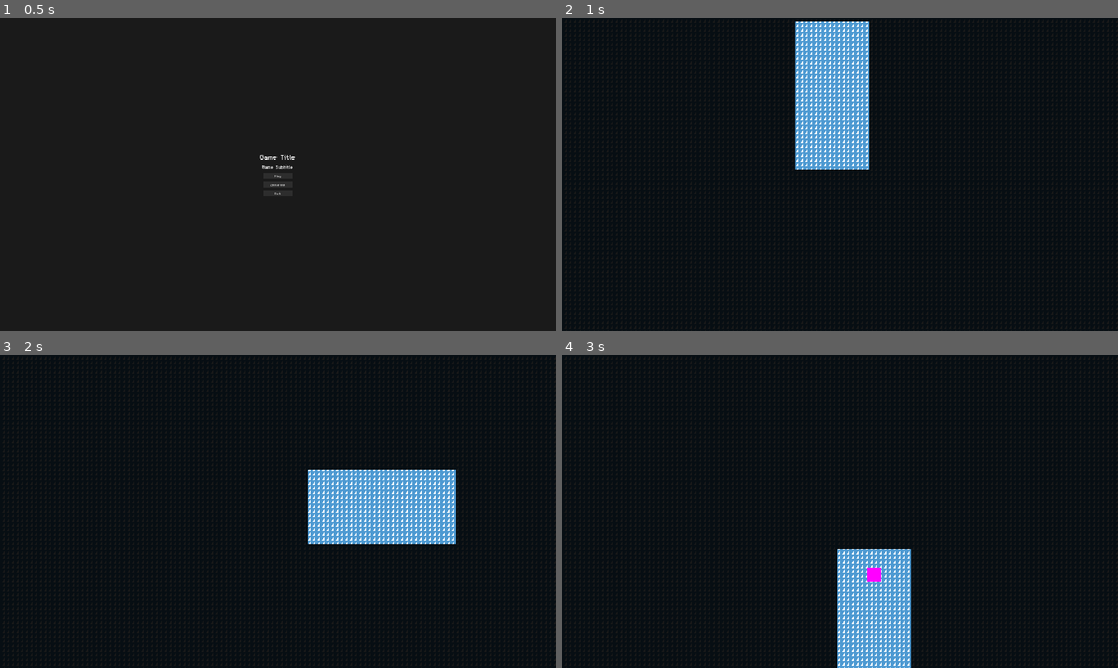
Above: before the commit, frames 1-4 (two rows, left to right).
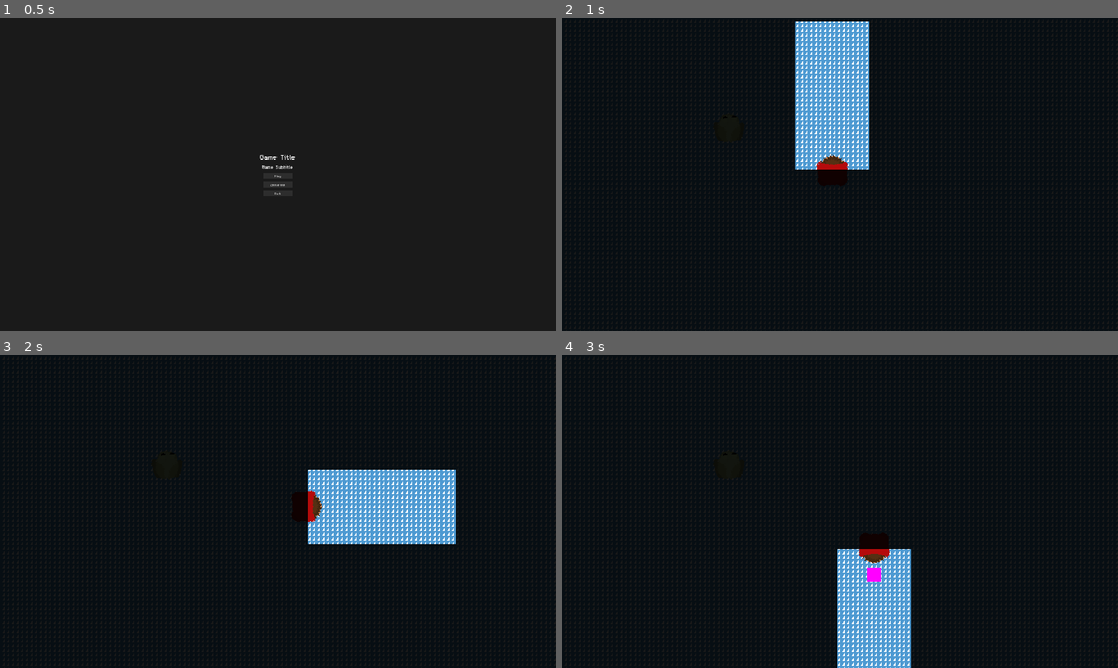
Above: after the commit, the same moments.

Repository: Splashy-Inc/amphibiwitch
Game: Godot game, scene res://SCENES/screen_manager.tscn
Two runs of this game, one before a commit and one after it. Both use one fixed random seed, a clock stepped at 60 frames per second and the inputs below. The engine's default icon, where the game draws it, is replaced by a stand-in: a white triangle on a blue panel in a dark square.
Inputs (mouse positions are in pixels of both pictures, inside the frame that each line leads up to):
- Up to frame 1 (0.5 s): no input
- Up to frame 2 (1 s): click "Play" at 0.5 s
- Up to frame 3 (2 s): tap Enter at 1.25 s; move the mouse to (400, 495) at 1.27 s; press the mouse at (400, 495) at 1.28 s; hold D (right) from 1.28 s (still down)
- Up to frame 4 (3 s): move the mouse to (728, 527) at 2.02 s; release D (right) at 2.03 s; release the mouse at (728, 527) at 2.03 s; hold S (down) 2.03-2.78 s; click (728, 527) at 2.1 s; move the mouse to (895, 442) at 2.77 s; press the mouse at (895, 442) at 2.78 s; hold D (right) from 2.78 s (still down)

Frame 1 is identical in both runs. In frame 2, 0.2% of the frame differs, in the area x 29-52%, y 31-49%; in frame 3, 0.2%; in frame 4, 0.2%, in the area x 29-59%, y 31-67%.

Commit message:
Shorten animations

Diff:
--- a/SCENES/frog.tscn
+++ b/SCENES/frog.tscn
@@ -19,22 +19,6 @@
 atlas = ExtResource("1_08503")
 region = Rect2(384, 0, 128, 128)
 
-[sub_resource type="AtlasTexture" id="AtlasTexture_q0ayf"]
-atlas = ExtResource("1_08503")
-region = Rect2(512, 0, 128, 128)
-
-[sub_resource type="AtlasTexture" id="AtlasTexture_a47j3"]
-atlas = ExtResource("1_08503")
-region = Rect2(640, 0, 128, 128)
-
-[sub_resource type="AtlasTexture" id="AtlasTexture_kg4u6"]
-atlas = ExtResource("1_08503")
-region = Rect2(768, 0, 128, 128)
-
-[sub_resource type="AtlasTexture" id="AtlasTexture_557nn"]
-atlas = ExtResource("1_08503")
-region = Rect2(896, 0, 128, 128)
-
 [sub_resource type="SpriteFrames" id="SpriteFrames_fns6b"]
 animations = [{
 "frames": [{
@@ -49,18 +33,6 @@
 }, {
 "duration": 1.0,
 "texture": SubResource("AtlasTexture_igxh1")
-}, {
-"duration": 1.0,
-"texture": SubResource("AtlasTexture_q0ayf")
-}, {
-"duration": 1.0,
-"texture": SubResource("AtlasTexture_a47j3")
-}, {
-"duration": 1.0,
-"texture": SubResource("AtlasTexture_kg4u6")
-}, {
-"duration": 1.0,
-"texture": SubResource("AtlasTexture_557nn")
 }],
 "loop": true,
 "name": &"default",
@@ -78,7 +50,7 @@
 [node name="AnimatedSprite2D" type="AnimatedSprite2D" parent="."]
 sprite_frames = SubResource("SpriteFrames_fns6b")
 autoplay = "default"
-frame_progress = 0.989525
+frame_progress = 0.0470351
 
 [node name="CollisionShape2D" type="CollisionShape2D" parent="."]
 shape = SubResource("CircleShape2D_14s52")
--- a/SCENES/player.tscn
+++ b/SCENES/player.tscn
@@ -20,22 +20,6 @@
 atlas = ExtResource("1_4i36l")
 region = Rect2(384, 0, 128, 128)
 
-[sub_resource type="AtlasTexture" id="AtlasTexture_j3hek"]
-atlas = ExtResource("1_4i36l")
-region = Rect2(512, 0, 128, 128)
-
-[sub_resource type="AtlasTexture" id="AtlasTexture_ty8ym"]
-atlas = ExtResource("1_4i36l")
-region = Rect2(640, 0, 128, 128)
-
-[sub_resource type="AtlasTexture" id="AtlasTexture_eqfau"]
-atlas = ExtResource("1_4i36l")
-region = Rect2(768, 0, 128, 128)
-
-[sub_resource type="AtlasTexture" id="AtlasTexture_ffu0s"]
-atlas = ExtResource("1_4i36l")
-region = Rect2(896, 0, 128, 128)
-
 [sub_resource type="SpriteFrames" id="SpriteFrames_h2eb6"]
 animations = [{
 "frames": [{
@@ -50,18 +34,6 @@
 }, {
 "duration": 1.0,
 "texture": SubResource("AtlasTexture_msmbx")
-}, {
-"duration": 1.0,
-"texture": SubResource("AtlasTexture_j3hek")
-}, {
-"duration": 1.0,
-"texture": SubResource("AtlasTexture_ty8ym")
-}, {
-"duration": 1.0,
-"texture": SubResource("AtlasTexture_eqfau")
-}, {
-"duration": 1.0,
-"texture": SubResource("AtlasTexture_ffu0s")
 }],
 "loop": true,
 "name": &"idle",
Not shown: 1 places in SCENES/frog.tscn that only renumber resources
Not shown: 1 places in SCENES/player.tscn that only renumber resources
